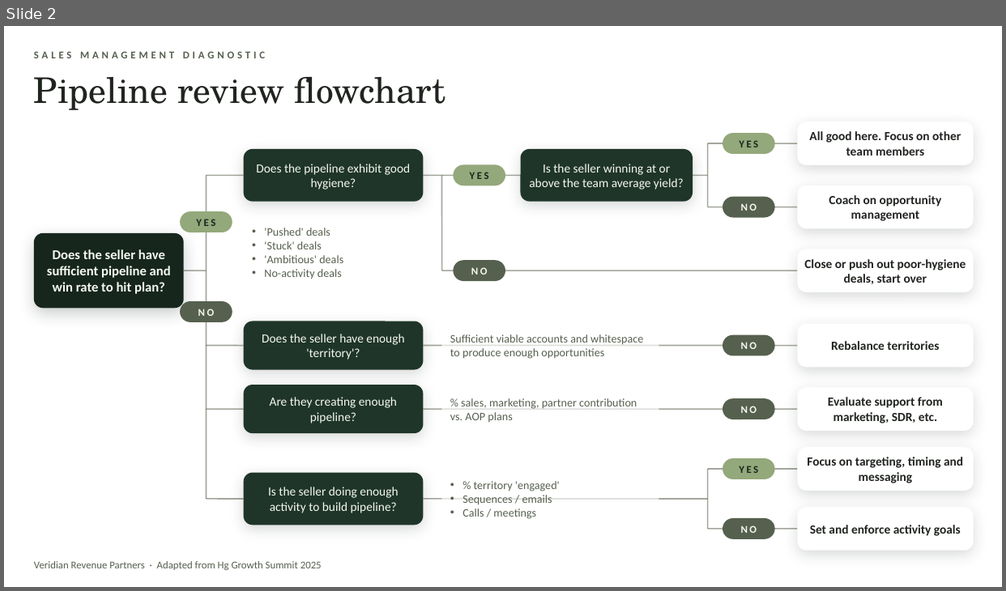
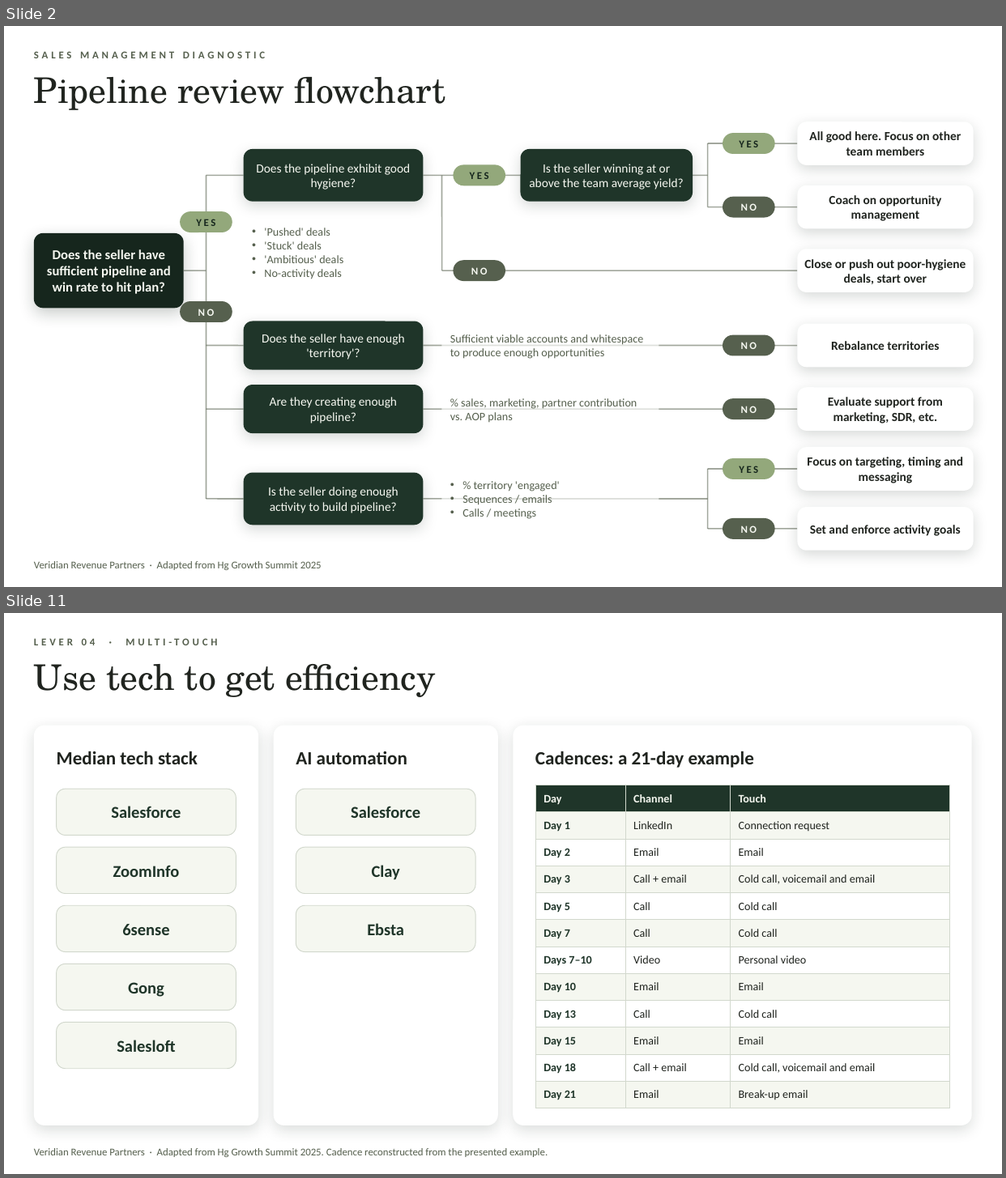
Before and after one commit to PaulPrice1982/Personal-, a slide deck: growth-summit-2025/Revenue_Frameworks_Deck.pptx. Shown one above the other, each under a label of ours: slide 2 before the commit, slides 2 and 11 after it; the slides between them are not shown. The pictures are 1006x591 and 1006x1178 pixels, drawn with LibreOffice and Linux fonts; fonts in the diff are those of the drawing; background and template pictures are left out. Boxes give left, top, right and bottom in pixels: in the first picture for what was removed or moved away, otherwise in the second. Text is boxed around its words. In the diff, an @@ line names an element or a change of style, - is before the commit and + after.

```diff
--- a/growth-summit-2025/Revenue_Frameworks_Deck.pptx
+++ b/growth-summit-2025/Revenue_Frameworks_Deck.pptx
@@ slide 11 added at [4,613,1002,1174], background picture (left out) @@
@@ text added at [34,638,96,645], 10 pt, text #56604E, bold @@
+LEVER 04 · MULTI-TOUCH
@@ title added at [34,664,435,697], 34 pt, text #20241F @@
+Use tech to get efficiency
@@ rounded rectangle added at [34,726,258,1126], fill #FFFFFF @@
@@ rounded rectangle added at [274,726,498,1126], fill #FFFFFF @@
@@ rounded rectangle added at [513,726,972,1126], fill #FFFFFF @@
@@ text added at [57,751,198,764], 18 pt, text #20241F, bold @@
+Median tech stack
@@ text added at [296,752,407,764], 18 pt, text #20241F, bold @@
+AI automation
@@ text added at [535,751,754,768], 18 pt, text #20241F, bold @@
+Cadences: a 21-day example
@@ rounded rectangle added at [57,789,236,835], fill #F5F7F0, outline #D2D8CD 0.75 pt, 16 pt, text #1F3529, bold @@
+Salesforce
@@ rounded rectangle added at [296,789,475,835], fill #F5F7F0, outline #D2D8CD 0.75 pt, 16 pt, text #1F3529, bold @@
+Salesforce
@@ table added at [535,786,949,1104], 12 rows, 3 columns @@
+Day | Channel | Touch
+Day 1 | LinkedIn | Connection request
+Day 2 | Email | Email
+Day 3 | Call + email | Cold call, voicemail and email
+Day 5 | Call | Cold call
+Day 7 | Call | Cold call
+Days 7–10 | Video | Personal video
+Day 10 | Email | Email
+Day 13 | Call | Cold call
+Day 15 | Email | Email
+Day 18 | Call + email | Cold call, voicemail and email
+Day 21 | Email | Break-up email
@@ rounded rectangle added at [57,847,236,894], fill #F5F7F0, outline #D2D8CD 0.75 pt, 16 pt, text #1F3529, bold @@
+ZoomInfo
@@ rounded rectangle added at [296,847,475,894], fill #F5F7F0, outline #D2D8CD 0.75 pt, 16 pt, text #1F3529, bold @@
+Clay
@@ rounded rectangle added at [57,905,236,952], fill #F5F7F0, outline #D2D8CD 0.75 pt, 16 pt, text #1F3529, bold @@
+6sense
@@ rounded rectangle added at [296,905,475,952], fill #F5F7F0, outline #D2D8CD 0.75 pt, 16 pt, text #1F3529, bold @@
+Ebsta
@@ rounded rectangle added at [57,964,236,1011], fill #F5F7F0, outline #D2D8CD 0.75 pt, 16 pt, text #1F3529, bold @@
+Gong
@@ rounded rectangle added at [57,1023,236,1069], fill #F5F7F0, outline #D2D8CD 0.75 pt, 16 pt, text #1F3529, bold @@
+Salesloft
@@ text added at [34,1148,548,1157], 10 pt, text #56604E @@
+Veridian Revenue Partners · Adapted from Hg Growth Summit 2025. Cadence reconstructed from the presented example.
```
Also in this commit, not shown: 7 other slides changed, 40 other slides added.
